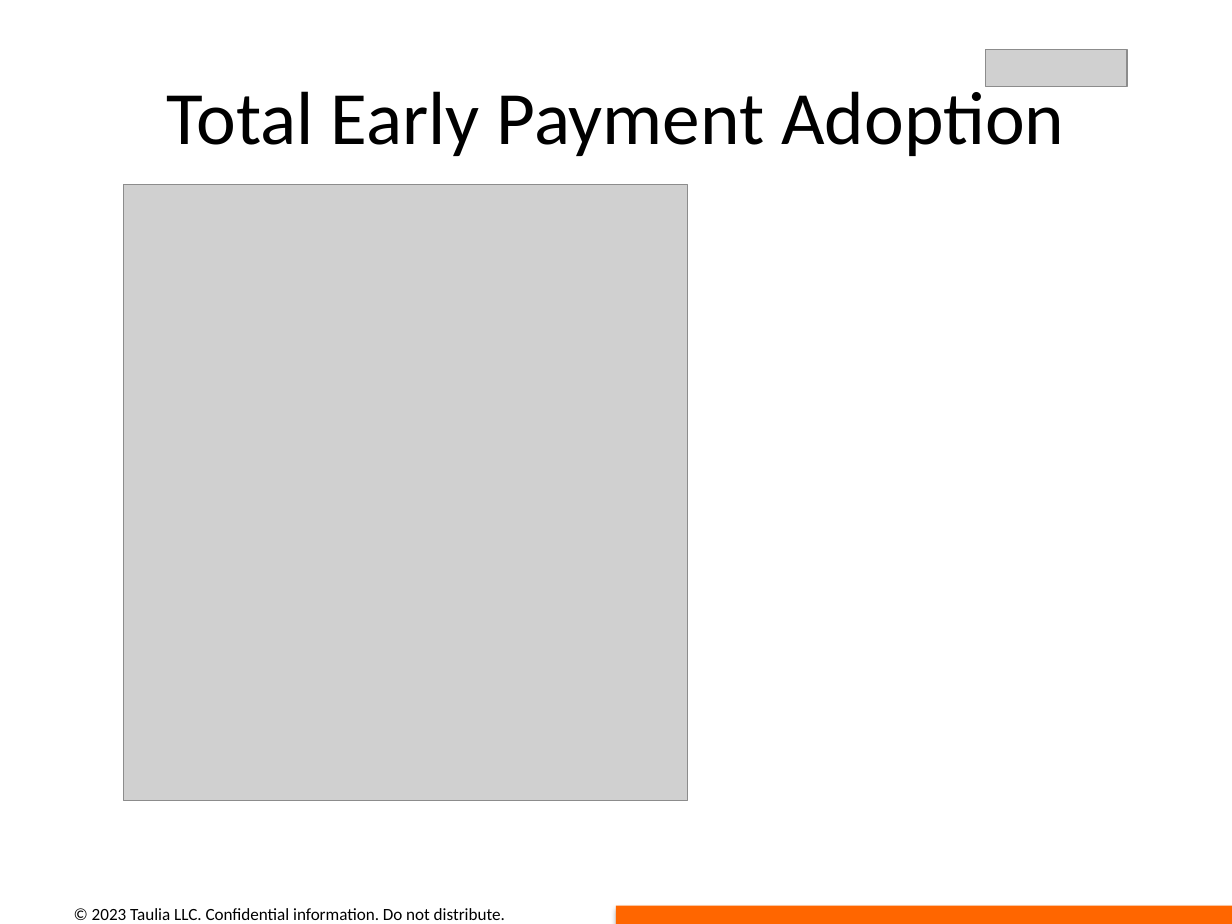
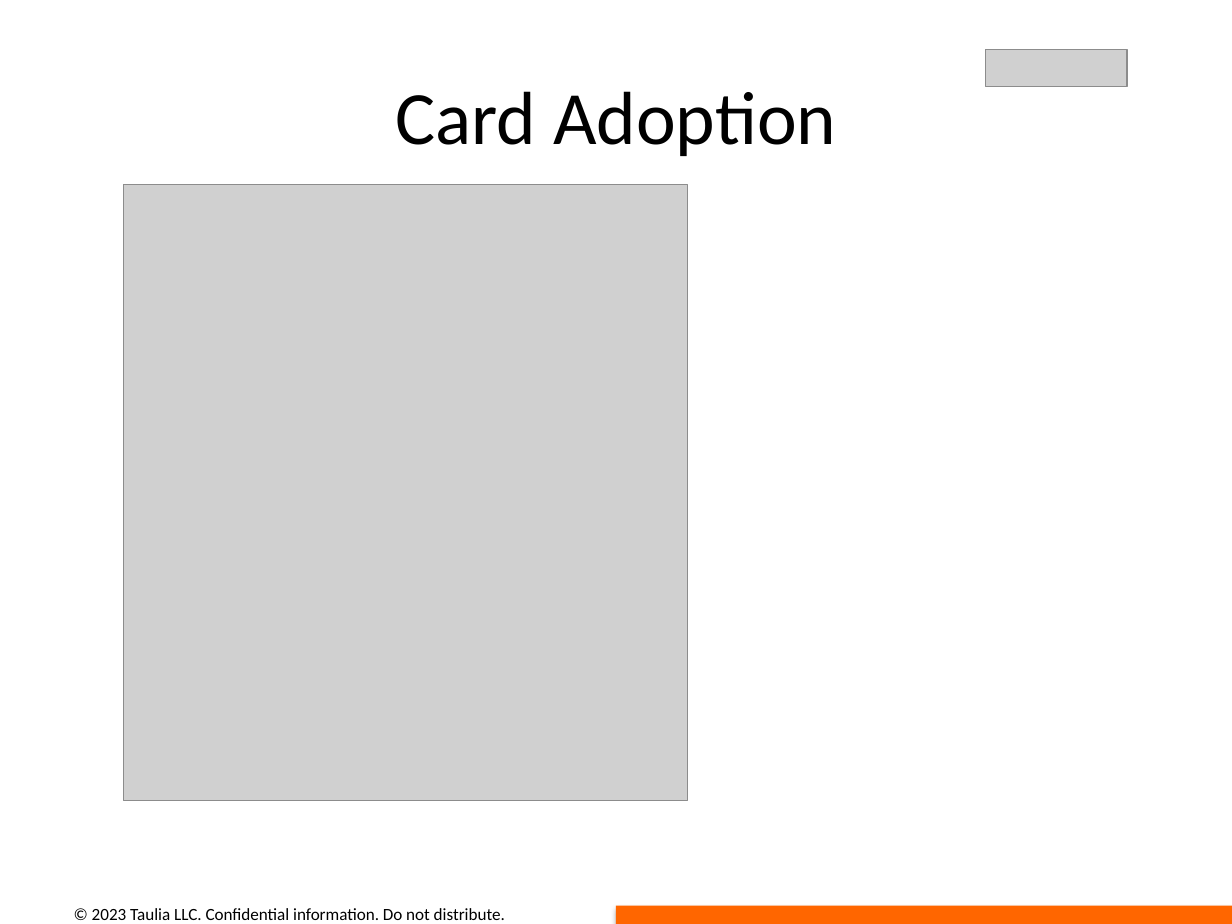
Before and after one commit to dimitarivanov-taulia/opportunity_deck_automation, a slide deck: slide 3 of presentations/output_presentation.pptx (slide 17 before the commit). Drawn at 1232x924 pixels with LibreOffice and Linux fonts; fonts in the diff are those of the drawing; grey boxes stand for pictures. Boxes give left, top, right and bottom in pixels: in the first picture for what was removed or moved away, otherwise in the second. Text is boxed around its words. In the diff, an @@ line names an element or a change of style, - is before the commit and + after.

```diff
--- a/presentations/output_presentation.pptx
+++ b/presentations/output_presentation.pptx
@@ title at (395,91,836,156): text changed @@
-Total Early Payment Adoption
+Card Adoption
```
Also in this commit, not shown: 4 other slides changed, 13 slides removed, 26 other files.
